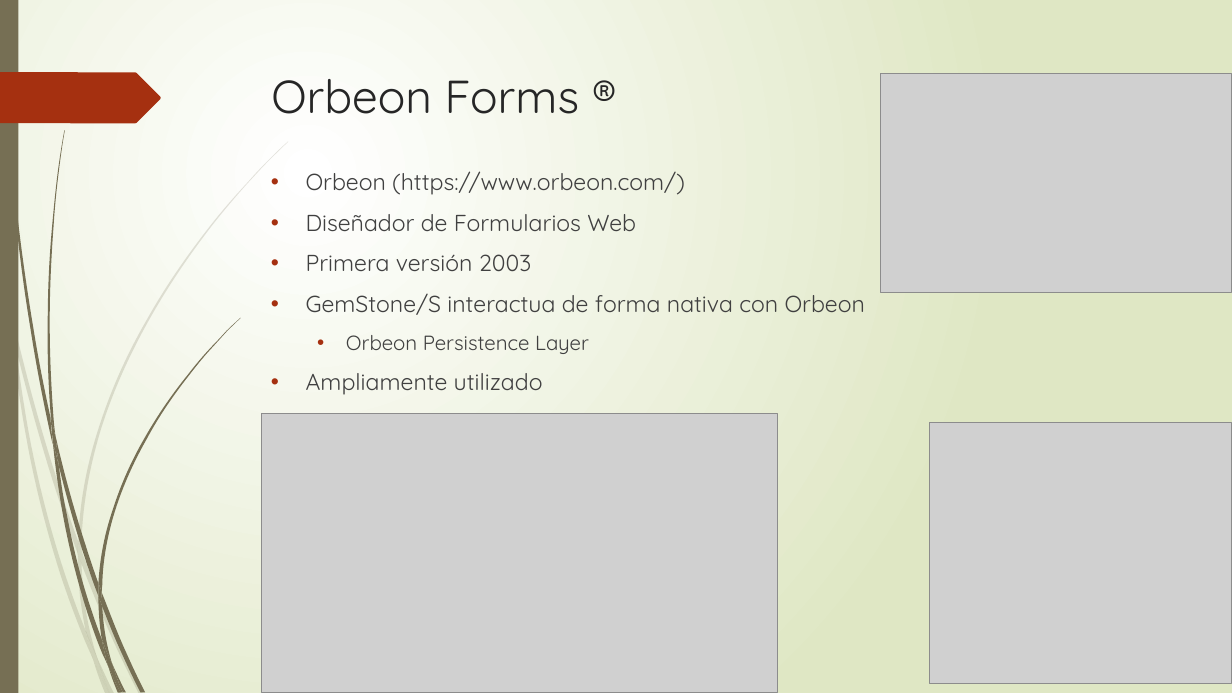
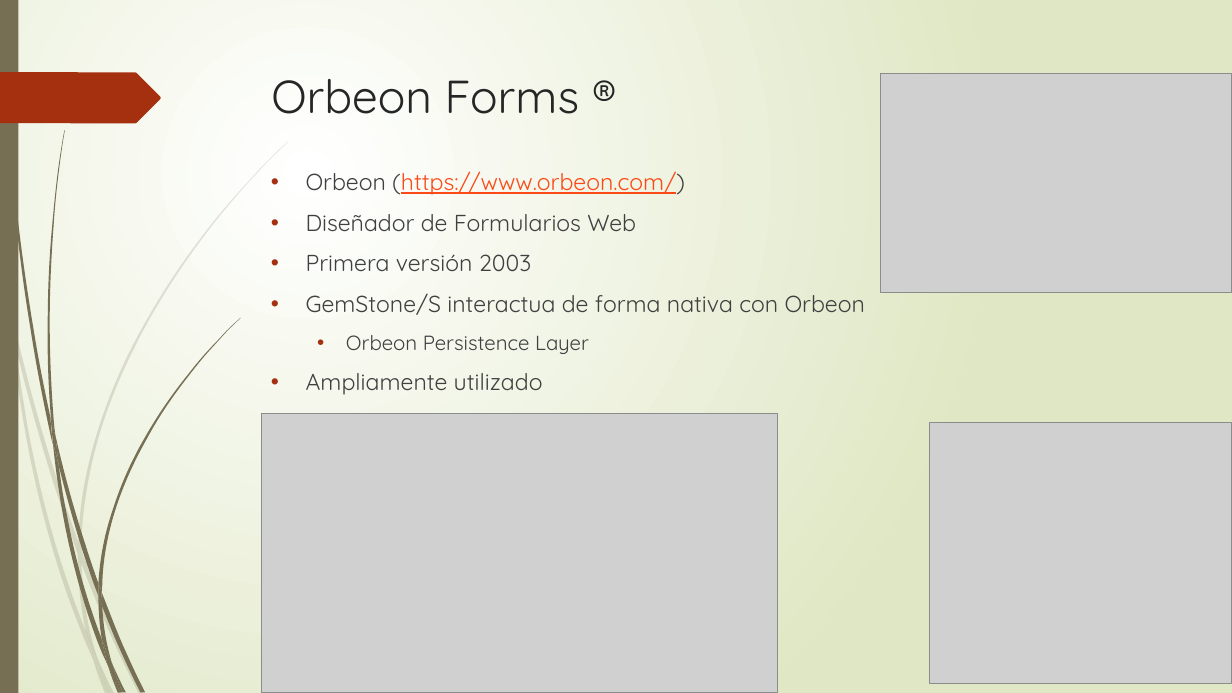
Before and after one commit to brunobuzzi/BpmFlow, a slide deck: slide 5 of documents/spanish/Proyecto BPM Flow.pptx. Drawn at 1232x693 pixels with LibreOffice and Linux fonts; fonts in the diff are those of the drawing; grey boxes stand for pictures. Boxes give left, top, right and bottom in pixels: in the first picture for what was removed or moved away, otherwise in the second. Text is boxed around its words. In the diff, an @@ line names an element or a change of style, - is before the commit and + after.

```diff
--- a/documents/spanish/Proyecto BPM Flow.pptx
+++ b/documents/spanish/Proyecto BPM Flow.pptx
@@ text at <box>306,171,685,195</box>: text colour #404040 to #FB4A18, underline on in "(https://www.orbeon.com/)" @@
```
Also in this commit, not shown: 5 other slides changed.
